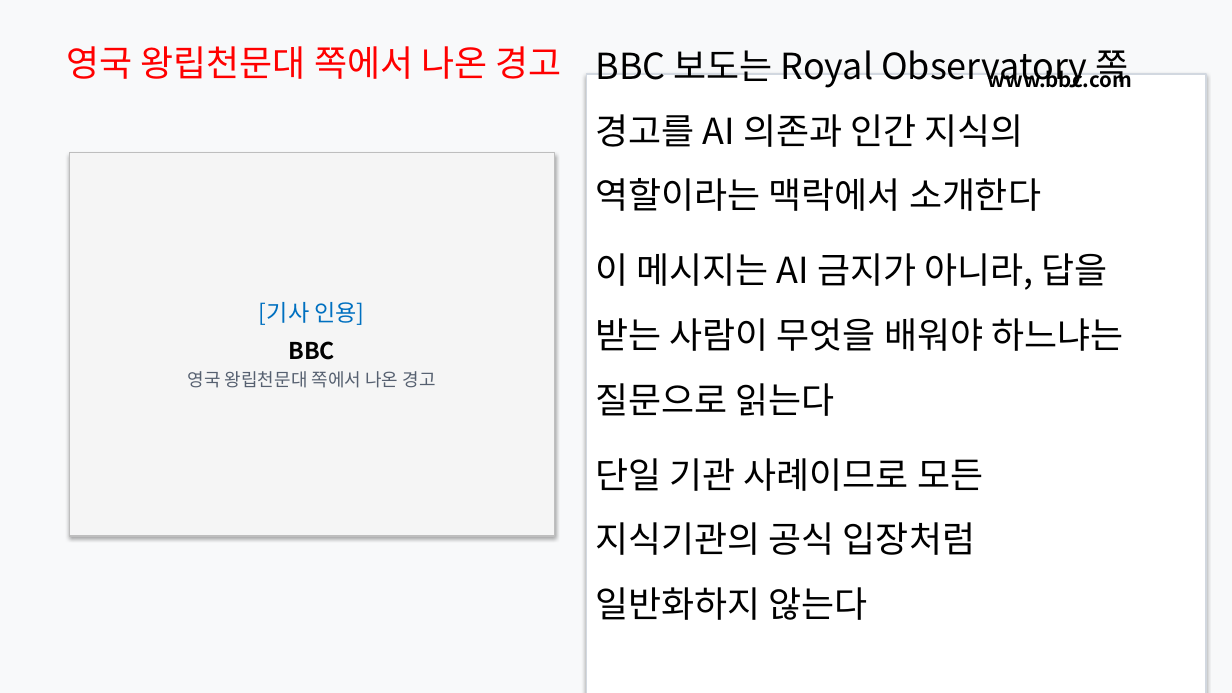
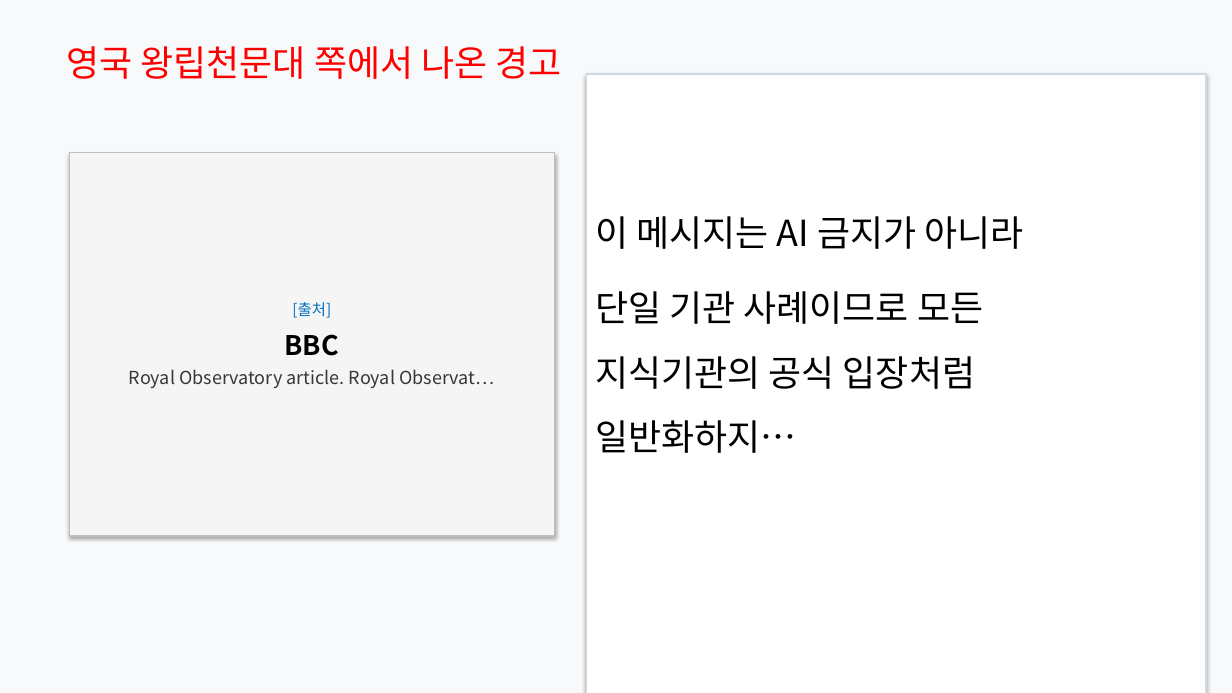
Before and after one commit to Rlearnchan/luddite, a slide deck: slide 3 of outputs/pptx/ai_knowledge_institution_styled_draft.pptx. Drawn at 1232x693 pixels with LibreOffice and Linux fonts; fonts in the diff are those of the drawing. Boxes give left, top, right and bottom in pixels: in the first picture for what was removed or moved away, otherwise in the second. Text is boxed around its words. In the diff, an @@ line names an element or a change of style, - is before the commit and + after.

```diff
--- a/outputs/pptx/ai_knowledge_institution_styled_draft.pptx
+++ b/outputs/pptx/ai_knowledge_institution_styled_draft.pptx
@@ text removed at <box>988,67,1132,88</box> @@
-www.bbc.com
@@ text at <box>596,216,1023,453</box>: text changed @@
-BBC 보도는 Royal Observatory 쪽 경고를 AI 의존과 인간 지식의 역할이라는 맥락에서 소개한다
-이 메시지는 AI 금지가 아니라, 답을 받는 사람이 무엇을 배워야 하느냐는 질문으로 읽는다
-단일 기관 사례이므로 모든 지식기관의 공식 입장처럼 일반화하지 않는다
+이 메시지는 AI 금지가 아니라
+단일 기관 사례이므로 모든 지식기관의 공식 입장처럼 일반화하지…
@@ text in rectangle at <box>292,302,331,318</box>: text changed; size 18 to 12 pt @@
-[기사 인용]
+[출처]
@@ text in rectangle at <box>285,334,339,356</box>: size 18 to 21 pt in "BBC" @@
@@ text in rectangle at <box>129,369,494,388</box>: text changed; text colour #566070 to #373737 @@
-영국 왕립천문대 쪽에서 나온 경고
+Royal Observatory article. Royal Observat…
```
Also in this commit, not shown: 18 other slides changed, 8 other files.
